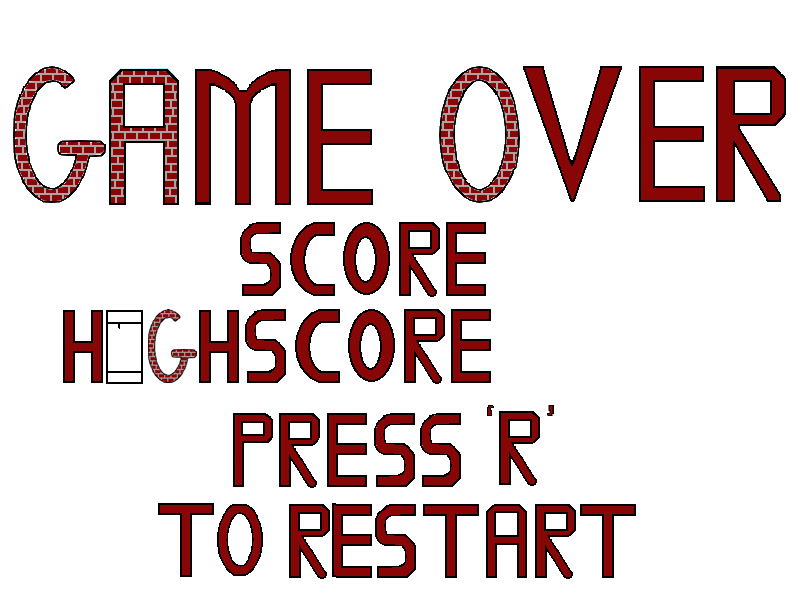
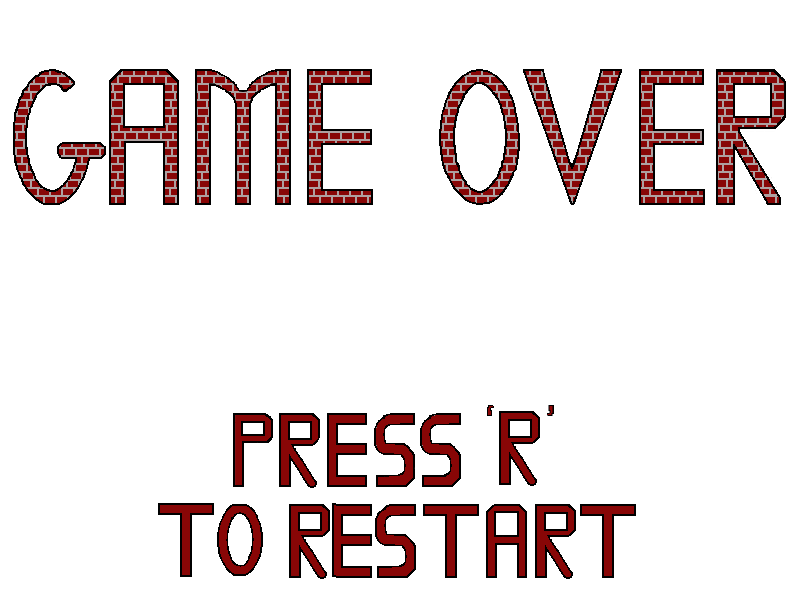
Before/after of a w=800, h=600 layered artwork. What changed in the layer stack:
hid "Title Merged" (1st of 2), painted on it over <box>13,66,576,384</box>
painted on "Title Merged" (2nd of 2) over <box>13,66,768,384</box>
removed layer "Title Merged" (3rd of 4) over <box>13,66,768,384</box>
